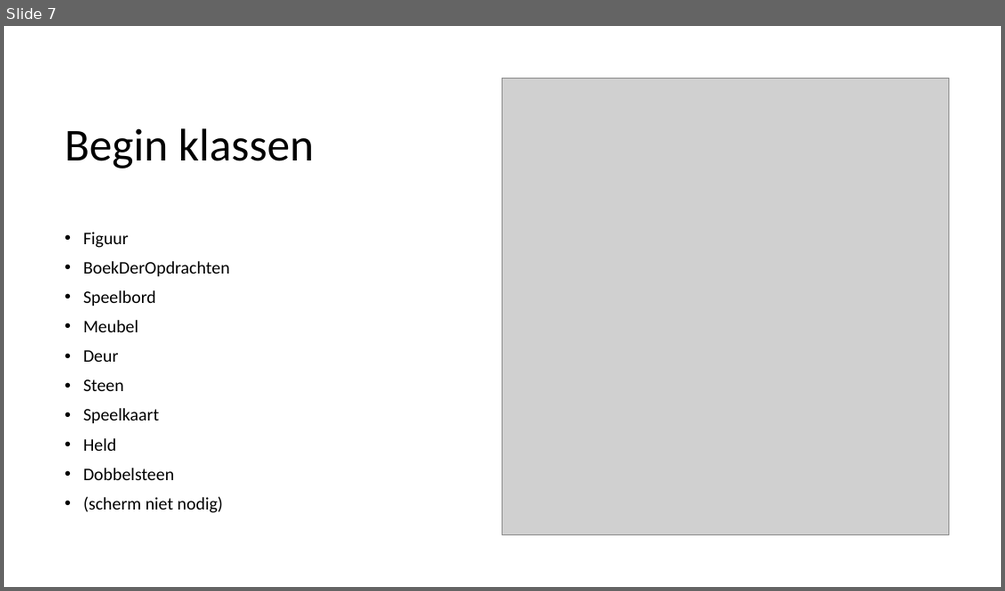
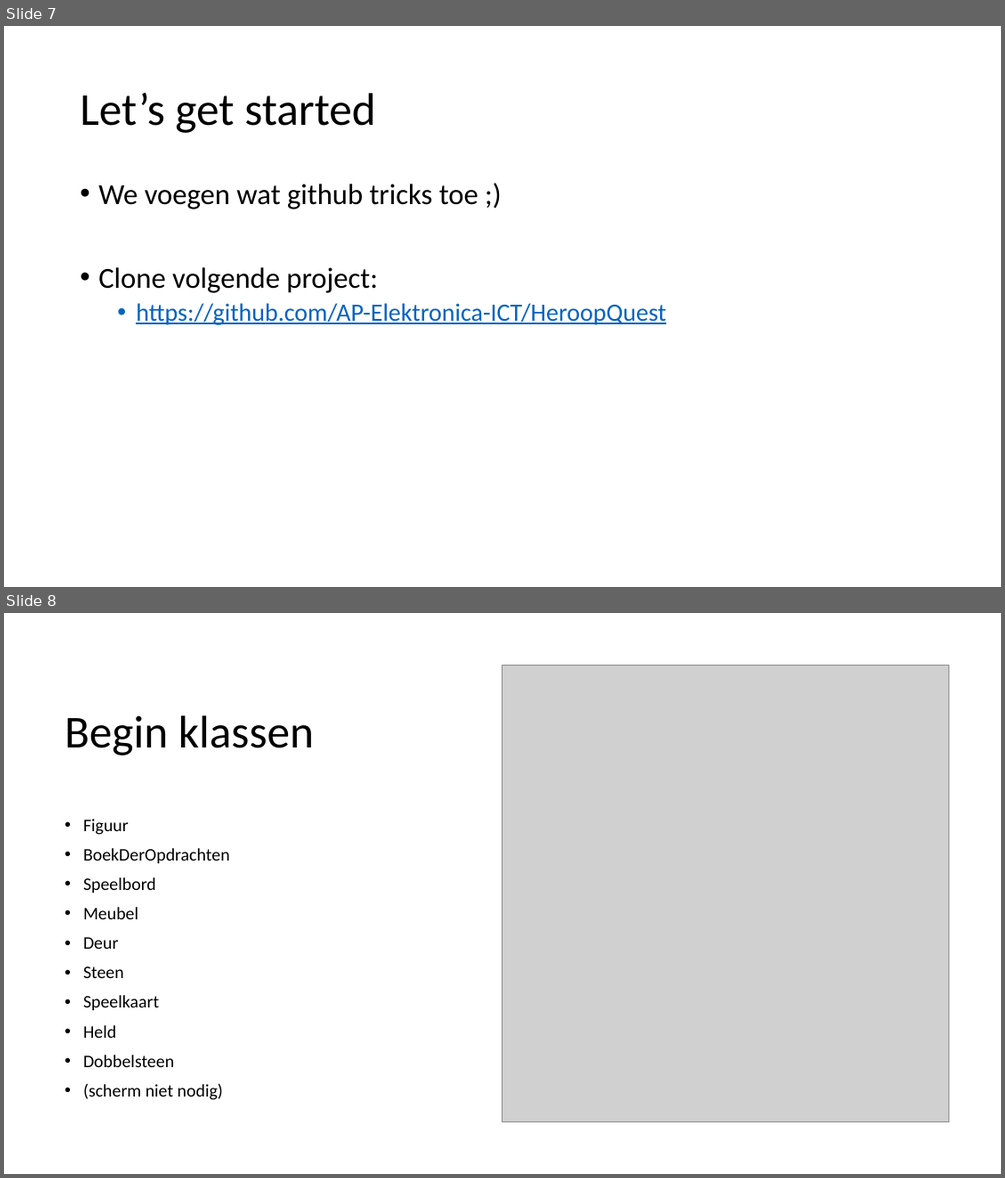
Before and after one commit to AP-IT-GH/HeroopQuest, a slide deck: slides/les1_heroopquest.pptx. Shown one above the other, each under a label of ours: slide 7 before the commit, slides 7 and 8 after it. The pictures are 1005x591 and 1005x1178 pixels, drawn with LibreOffice and Linux fonts; fonts in the diff are those of the drawing; grey boxes stand for pictures. Boxes give left, top, right and bottom in pixels: in the first picture for what was removed or moved away, otherwise in the second. Text is boxed around its words. In the diff, an @@ line names an element or a change of style, - is before the commit and + after.

Commit message:
github link in slide toegevoegd

```diff
--- a/slides/les1_heroopquest.pptx
+++ b/slides/les1_heroopquest.pptx
@@ slide 7 added at (4, 26, 1001, 587), background #FFFFFF @@
@@ title added at (80, 93, 376, 133), 44 pt, text #000000 @@
+Let’s get started
@@ text added at (98, 184, 666, 325), 28 pt, text #000000 @@
+• We voegen wat github tricks toe ;)
+• Clone volgende project:
+  • https://github.com/AP-Elektronica-ICT/HeroopQuest
@@ what was slide 7 is now slide 8 @@
```
